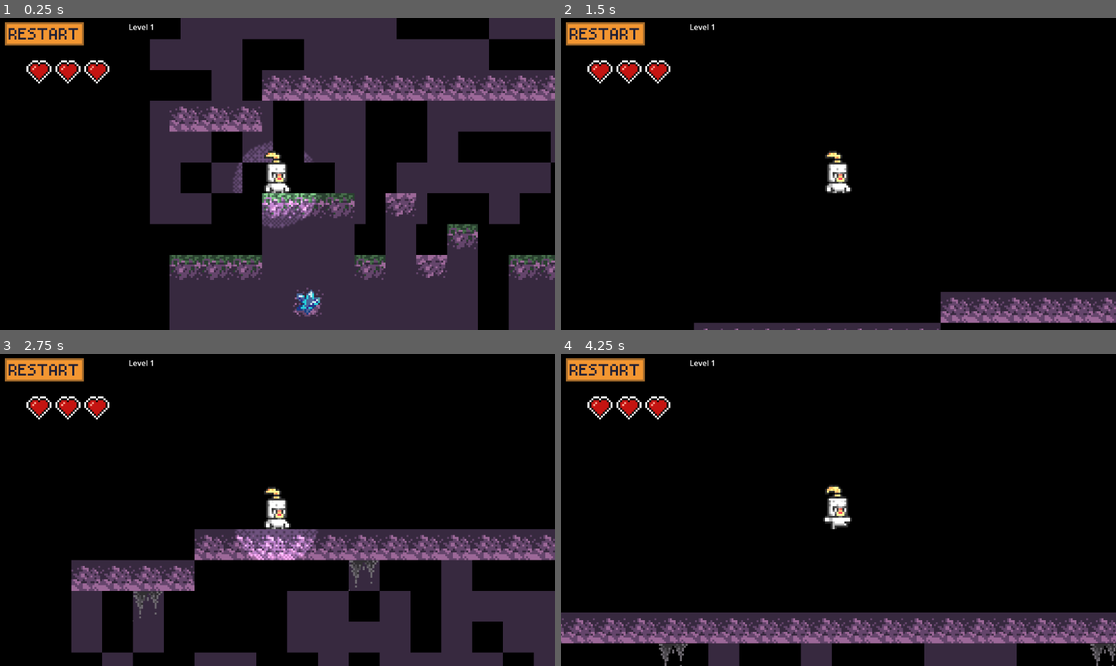
Above: before the commit, frames 1-4 (two rows, left to right).
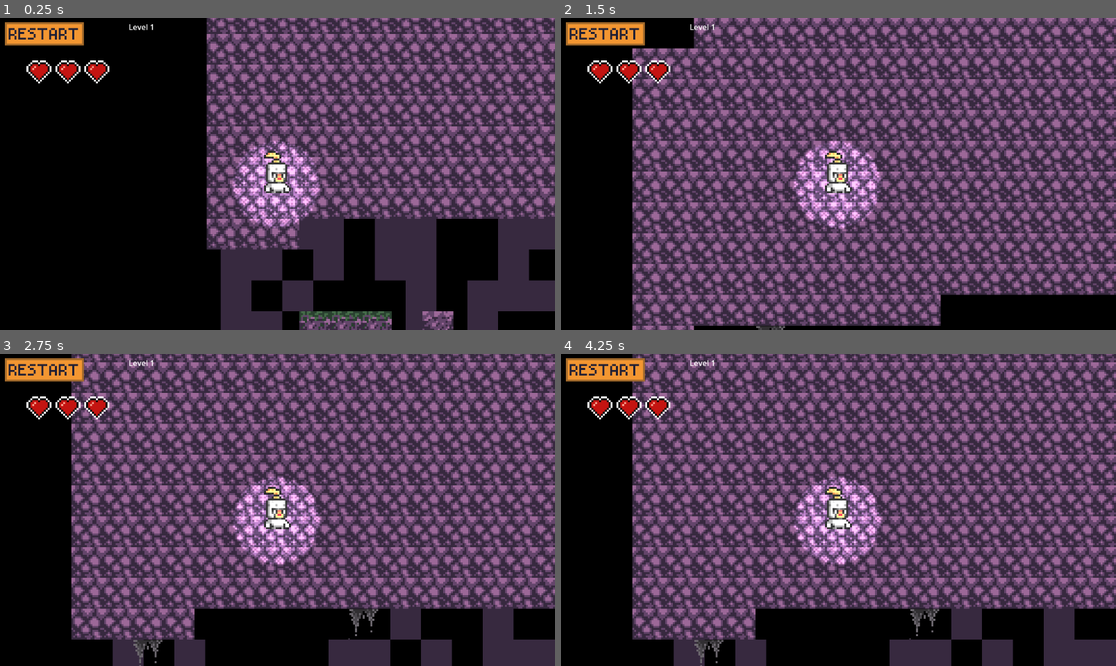
Above: after the commit, the same moments.

Repository: MickeTHS/dtj36_20_team9
Game: Godot game, scene res://Main.tscn
The game is run twice, just before and just after one commit, with the same random seed, the same clock (stepped at 60 frames per second) and the same inputs.
Inputs (mouse positions are in pixels of both pictures, inside the frame that each line leads up to):
- Up to frame 1 (0.25 s): no input
- Up to frame 2 (1.5 s): click (605, 33) at 0.5 s; click (605, 33) at 1.25 s
- Up to frame 3 (2.75 s): click (44, 369) at 2 s
- Up to frame 4 (4.25 s): tap Enter (attack) at 2.75, 2.85, 3.6 s; hold D (right) from 2.78 s (still down); tap Space (jump) at 3.02, 3.77 s

The runs differ from the first frame. In frame 1, 50% of the frame differs, in the area x 27-100%, y 0-100%; in frame 2, 84%, in the area x 12-100%, y 0-100%; in frame 3, 74%; in frame 4, 83%.

Commit message:
deathzone

Diff:
--- a/Main.tscn
+++ b/Main.tscn
@@ -15,6 +15,8 @@
 [ext_resource type="Script" uid="uid://d27q2f5vleaw4" path="res://scripts/ui.gd" id="7_j4qnp"]
 [ext_resource type="Texture2D" uid="uid://072r7kge6fyu" path="res://assets/button_restart.png" id="8_fpfj3"]
 [ext_resource type="Texture2D" uid="uid://brbyjuhxev8me" path="res://assets/hearts.png" id="9_sc1dx"]
+[ext_resource type="Script" uid="uid://dwpkn2gsgacq6" path="res://scripts/deathzone.gd" id="10_5tuhn"]
+[ext_resource type="PackedScene" uid="uid://blg15me3xu2po" path="res://scene/deathzone.tscn" id="11_2gh4u"]
 [ext_resource type="Texture2D" uid="uid://bmtew3clc87o5" path="res://assets/light.png" id="12_sc1dx"]
 [ext_resource type="Script" uid="uid://d3rvh2ngw53mc" path="res://scripts/ui_heart.gd" id="14_c2ibq"]
 [ext_resource type="PackedScene" uid="uid://dsoj70qblpoid" path="res://scene/stalactite.tscn" id="14_kjvhd"]
@@ -69,6 +71,7 @@
 
 [sub_resource type="CapsuleShape2D" id="CapsuleShape2D_1d40f"]
 radius = 5.0
+height = 18.0
 
 [sub_resource type="AtlasTexture" id="AtlasTexture_k8iq5"]
 atlas = ExtResource("5_c6i3y")
@@ -296,12 +299,19 @@
 tile_map_data = PackedByteArray("AAAAAAIAAAAAAAAAAAABAAIAAAAAAAAAAAACAAIAAAAAAAAAAAADAAIAAAAAAAAAAAAEAAIAAAAAAAAAAAAFAA …(208 unchanged characters)…
 tile_set = SubResource("TileSet_1d40f")
 
+[node name="DeathzoneBelow" type="Node2D" parent="Level" node_paths=PackedStringArray("player")]
+position = Vector2(0, 415)
+script = ExtResource("10_5tuhn")
+player = NodePath("../../PlayerCharacter")
+spikes_sprite = ExtResource("11_2gh4u")
+row_length = 1000
+
 [node name="PlayerCharacter" type="CharacterBody2D" parent="." node_paths=PackedStringArray("ui")]
-position = Vector2(107, -29)
 script = ExtResource("4_5vvyt")
 ui = NodePath("../UILayer")
 
 [node name="CollisionShape2D" type="CollisionShape2D" parent="PlayerCharacter"]
+position = Vector2(0, 6)
 shape = SubResource("CapsuleShape2D_1d40f")
 
 [node name="AnimatedSprite2D" type="AnimatedSprite2D" parent="PlayerCharacter"]
@@ -333,7 +343,7 @@
 soil_tiles = Array[Vector2i]([Vector2i(1, 1)])
 rare_soil_tiles = Array[Vector2i]([Vector2i(2, 2)])
 rare_soil_chance = 0.02
-roof_tiles = Array[Vector2i]([Vector2i(2, 0)])
+roof_tiles = Array[Vector2i]([Vector2i(0, 0)])
 prop_scene = ExtResource("14_kjvhd")
 background_tiles = Array[Vector2i]([Vector2i(1, 1)])
 
--- /dev/null
+++ b/scene/deathzone.tscn
@@ -0,0 +1,9 @@
+[gd_scene load_steps=2 format=3 uid="uid://blg15me3xu2po"]
+
+[ext_resource type="Texture2D" uid="uid://dpej88mbekbpj" path="res://assets/decent_tileset1.png" id="1_8i31u"]
+
+[node name="Deathzone" type="Sprite2D"]
+texture = ExtResource("1_8i31u")
+flip_v = true
+region_enabled = true
+region_rect = Rect2(16, 48, 15, 16)
--- a/scene/enemy_character_1.tscn
+++ b/scene/enemy_character_1.tscn
@@ -7,6 +7,7 @@
 
 [sub_resource type="CapsuleShape2D" id="CapsuleShape2D_1d40f"]
 radius = 5.0
+height = 18.0
 
 [sub_resource type="AtlasTexture" id="AtlasTexture_k8iq5"]
 atlas = ExtResource("3_qsx0e")
@@ -201,6 +202,7 @@
 texture = ExtResource("4_5xvwy")
 
 [node name="CollisionShape2D" type="CollisionShape2D" parent="."]
+position = Vector2(0, 6)
 shape = SubResource("CapsuleShape2D_1d40f")
 
 [node name="AnimatedSprite2D" type="AnimatedSprite2D" parent="."]
--- a/scene/enemy_character_2.tscn
+++ b/scene/enemy_character_2.tscn
@@ -6,6 +6,7 @@
 
 [sub_resource type="CapsuleShape2D" id="CapsuleShape2D_1d40f"]
 radius = 5.0
+height = 16.0
 
 [sub_resource type="AtlasTexture" id="AtlasTexture_k8iq5"]
 atlas = ExtResource("3_r1ao5")
@@ -191,12 +192,12 @@
 "speed": 5.0
 }]
 
-[node name="EnemyCharacter2" type="CharacterBody2D" node_paths=PackedStringArray("player")]
+[node name="EnemyCharacter2" type="CharacterBody2D"]
 script = ExtResource("1_5sjfd")
-player = NodePath("")
 projectile_scene = ExtResource("2_nbsdg")
 
 [node name="CollisionShape2D" type="CollisionShape2D" parent="."]
+position = Vector2(0, 7)
 shape = SubResource("CapsuleShape2D_1d40f")
 
 [node name="AnimatedSprite2D" type="AnimatedSprite2D" parent="."]
--- a/scene/enemy_character_3.tscn
+++ b/scene/enemy_character_3.tscn
@@ -6,6 +6,7 @@
 
 [sub_resource type="CapsuleShape2D" id="CapsuleShape2D_1d40f"]
 radius = 5.0
+height = 18.0
 
 [sub_resource type="AtlasTexture" id="AtlasTexture_k8iq5"]
 atlas = ExtResource("3_o2jfd")
@@ -191,12 +192,12 @@
 "speed": 5.0
 }]
 
-[node name="EnemyCharacter3" type="CharacterBody2D" node_paths=PackedStringArray("player")]
+[node name="EnemyCharacter3" type="CharacterBody2D"]
 script = ExtResource("1_c541e")
-player = NodePath("")
 projectile_scene = ExtResource("2_ioldn")
 
 [node name="CollisionShape2D" type="CollisionShape2D" parent="."]
+position = Vector2(0, 6)
 shape = SubResource("CapsuleShape2D_1d40f")
 
 [node name="AnimatedSprite2D" type="AnimatedSprite2D" parent="."]
--- a/scene/enemy_character_4.tscn
+++ b/scene/enemy_character_4.tscn
@@ -6,6 +6,7 @@
 
 [sub_resource type="CapsuleShape2D" id="CapsuleShape2D_1d40f"]
 radius = 5.0
+height = 18.0
 
 [sub_resource type="AtlasTexture" id="AtlasTexture_k8iq5"]
 atlas = ExtResource("3_3fpme")
@@ -191,12 +192,12 @@
 "speed": 5.0
 }]
 
-[node name="EnemyCharacter4" type="CharacterBody2D" node_paths=PackedStringArray("player")]
+[node name="EnemyCharacter4" type="CharacterBody2D"]
 script = ExtResource("1_wobeb")
-player = NodePath("")
 projectile_scene = ExtResource("2_krm07")
 
 [node name="CollisionShape2D" type="CollisionShape2D" parent="."]
+position = Vector2(0, 6)
 shape = SubResource("CapsuleShape2D_1d40f")
 
 [node name="AnimatedSprite2D" type="AnimatedSprite2D" parent="."]
--- /dev/null
+++ b/scripts/deathzone.gd
@@ -0,0 +1,46 @@
+class_name DeathZone
+extends Node2D
+
+@export var player: PlayerCharacter
+@export var spikes_sprite: PackedScene
+
+@export var row_length: int = 200        # how many spikes in the row
+@export var sprite_spacing: float = 16.0 # pixels between spikes
+@export var kill_distance: float = 8.0   # how close to this Y before we kill the player
+
+
+func _ready() -> void:
+	# Spawn a long row of spike sprites centered on this node's position
+	if spikes_sprite == null:
+		return
+
+	for i in range(row_length):
+		var spike := spikes_sprite.instantiate() as Node2D
+		if spike == null:
+			continue
+
+		# Lay them out from left to right in local space
+		var x_offset: float = float(i) * sprite_spacing
+		spike.position = Vector2(x_offset, 0.0)
+		add_child(spike)
+
+
+func _process(delta: float) -> void:
+	if player == null:
+		return
+
+	# Compare global Y positions
+	var zone_y: float = global_position.y
+	var player_y: float = player.global_position.y
+
+	# "Near my Y coordinate" – you can adjust kill_distance
+	if abs(player_y - zone_y) <= kill_distance or player_y > zone_y:
+		_kill_player()
+
+
+func _kill_player() -> void:
+	if player == null:
+		return
+
+	# Use your existing health system
+	player.add_health(-9999)
--- a/scripts/level.gd
+++ b/scripts/level.gd
@@ -40,6 +40,7 @@
 	# Place player at a safe spawn point between floor and roof
 	if player_character != null:
 		var player_spawn: Vector2 = platform_generator.get_player_spawn_position()
+
 		if player_spawn != Vector2.ZERO:
 			player_character.global_position = player_spawn
 
--- a/scripts/platform_generator.gd
+++ b/scripts/platform_generator.gd
@@ -49,6 +49,8 @@
 @export var roof_tiles: Array[Vector2i] = []       # roof surface variants
 @export var roof_min_run: int = 2
 @export var roof_max_run: int = 4
+@export var roof_thickness: int = 10
+
 
 # Approximate vertical range for roof (smaller y = higher up)
 @export var roof_min_y: int = 2
@@ -243,12 +245,16 @@
 
 		var roof_y: int = int(h)
 
-		# --- ROOF TILE ---
-		var roof_pos := Vector2i(x, roof_y)
+		# --- ROOF COLUMN (thick roof) ---
 		var roof_tile := _next_roof_tile()
-		ground_tilemap.set_cell(roof_pos, roof_source_id, roof_tile)
-
-		# --- STALACTITE PROP ---
+
+		# roof_y is the underside; build upward (towards smaller y)
+		var thickness: int = max(roof_thickness, 1)
+		for d in range(thickness):
+			var pos := Vector2i(x, roof_y - d)
+			ground_tilemap.set_cell(pos, roof_source_id, roof_tile)
+
+		# --- STALACTITE PROP (hanging from underside) ---
 		if prop_scene != null and rng.randf() < stalactite_chance:
 			var cell_below := Vector2i(x, roof_y + 1)
 			var local: Vector2 = ground_tilemap.map_to_local(cell_below)
@@ -259,6 +265,7 @@
 				prop.global_position = global
 				add_child(prop)
 				_spawned_props.append(prop)
+
 
 
 
@@ -444,20 +451,36 @@
 	return cols
 
 
-# Safe spawn position for player (world coords), standing on ground
 func get_player_spawn_position() -> Vector2:
 	if ground_tilemap == null or ground_tilemap.tile_set == null:
 		return Vector2.ZERO
 
-	var cols := _get_safe_spawn_columns()
-	if cols.is_empty():
-		return Vector2.ZERO
-
-	var x: int = cols[0]
-	var gy: int = get_ground_y_at(x)
-	var cell := Vector2i(x, gy - 1)  # one tile above ground
-	var local := ground_tilemap.map_to_local(cell)
-	return ground_tilemap.to_global(local)
+	# Start at 4th column from the left (index 3), but also respect spawn_min_x
+	var start_x: int = max(3, spawn_min_x)
+	var end_x: int = level_width - spawn_max_x_margin
+
+	for x in range(start_x, end_x):
+		var ground_y: int = get_ground_y_at(x)
+		if ground_y == -1:
+			continue  # no floor here, try next column
+
+		var roof_y: int = get_roof_y_at(x)  # underside of the roof
+		# If there is a roof, make sure we have enough space:
+		# spawn will be at ground_y - 3, so we need spawn_y > roof_y
+		# -> ground_y - 3 > roof_y  => ground_y - roof_y >= 4
+		if roof_y != -1:
+			if ground_y - roof_y < 4:
+				continue  # not enough vertical space, try next column
+
+		# Place player 3 tiles above the floor
+		var spawn_cell := Vector2i(x, ground_y - 3)
+		var local := ground_tilemap.map_to_local(spawn_cell)
+		var global := ground_tilemap.to_global(local)
+		global.y -= 16 * 3
+		return global
+
+	# Fallback if no column was valid
+	return Vector2.ZERO
 
 
 # Evenly spaced enemy spawn positions on ground (world coords)
Not shown: 1 places in Main.tscn that only renumber resources
Not shown, added: scripts/deathzone.gd.uid
